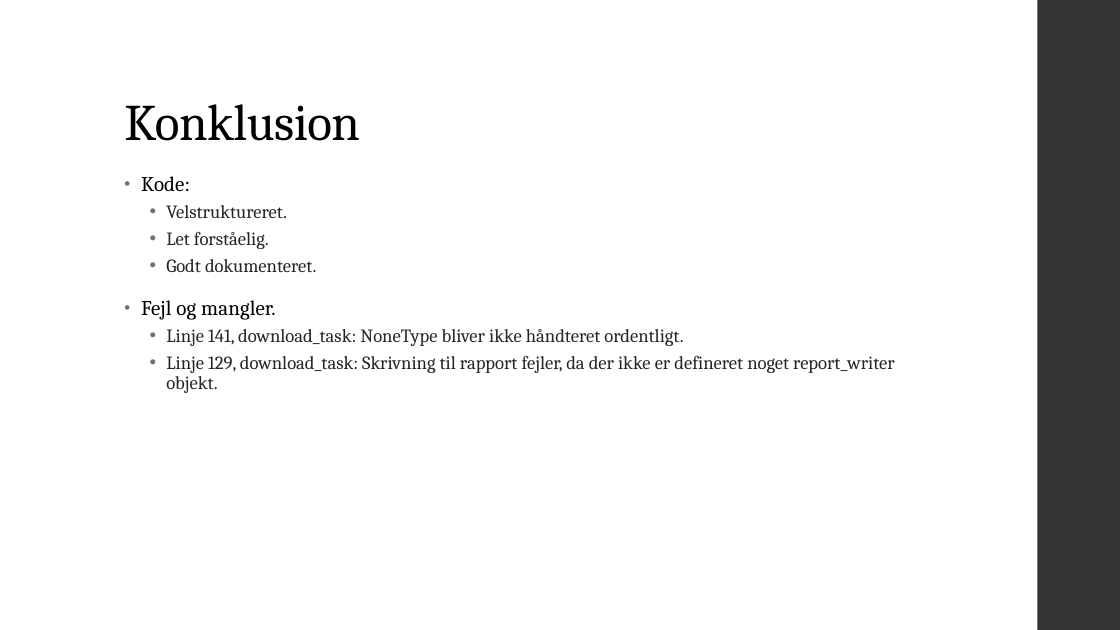
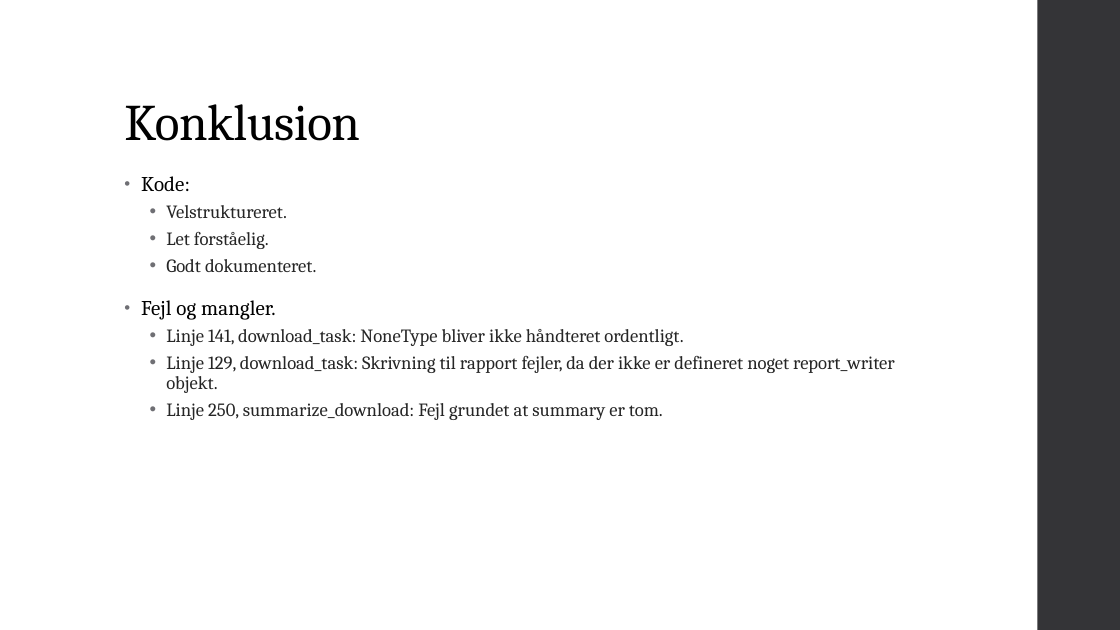
Before and after one commit to JamesWebbTelescope/uge-5, a slide deck: slide 10 of Test rapport.pptx (slide 7 before the commit). Drawn at 1120x630 pixels with LibreOffice and Linux fonts; fonts in the diff are those of the drawing. Boxes give left, top, right and bottom in pixels: in the first picture for what was removed or moved away, otherwise in the second. Text is boxed around its words. In the diff, an @@ line names an element or a change of style, - is before the commit and + after.

```diff
--- a/Test rapport.pptx
+++ b/Test rapport.pptx
@@ text at (166, 403, 663, 420): paragraph added @@
+  • Linje 250, summarize_download: Fejl grundet at summary er tom.
```
Also in this commit, not shown: 3 other slides changed, 3 slides added, 2 other files.
